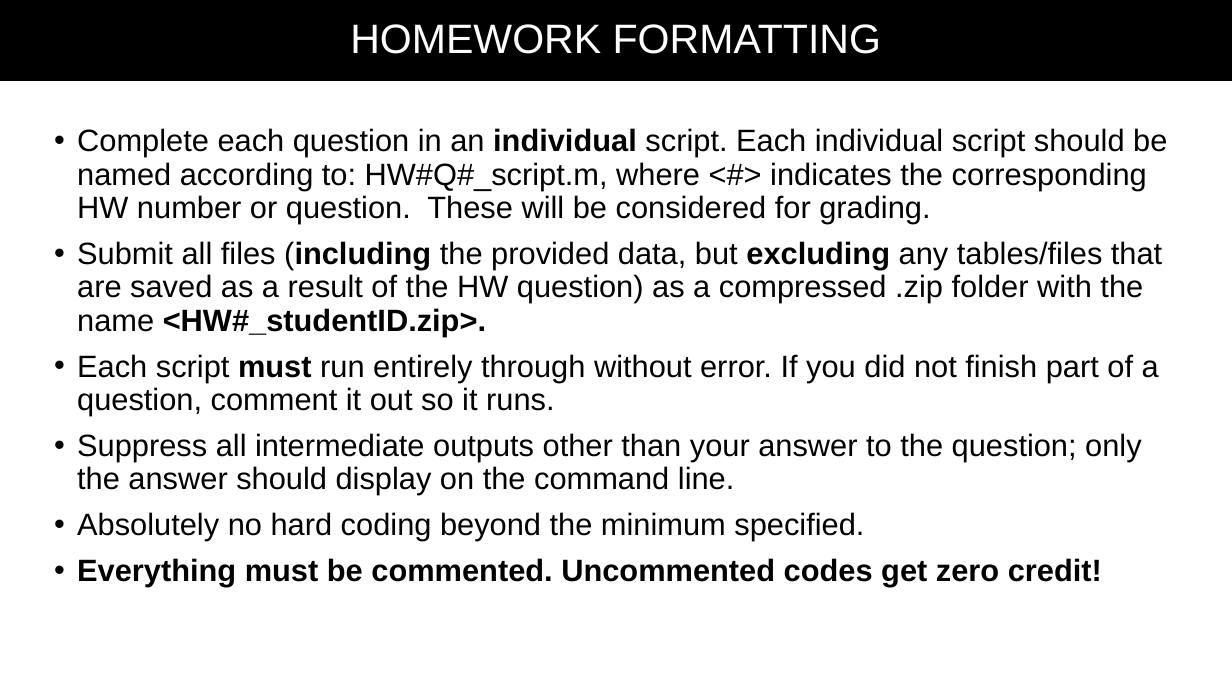
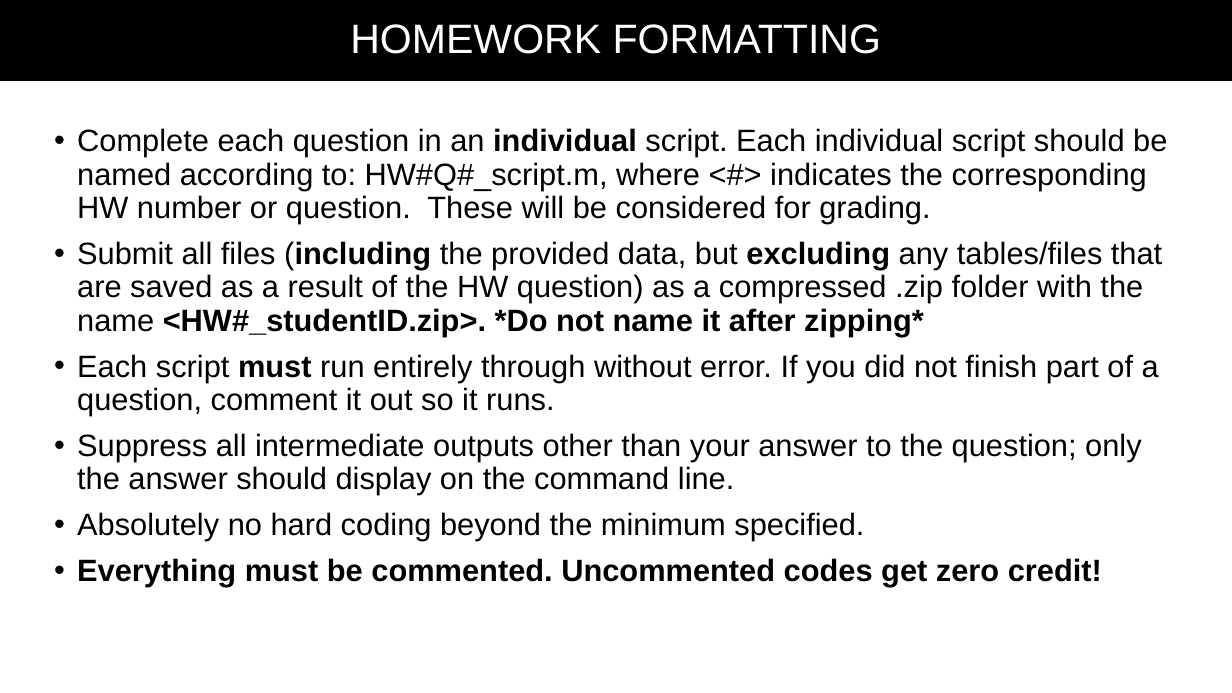
Before and after one commit to ajlopatkin/matlab_for_scientists, a slide deck: slide 33 of lecture_materials/lecture3/class_materials/Lecture3.pptx. Drawn at 1232x693 pixels with LibreOffice and Linux fonts; fonts in the diff are those of the drawing. Boxes give left, top, right and bottom in pixels: in the first picture for what was removed or moved away, otherwise in the second. Text is boxed around its words. In the diff, an @@ line names an element or a change of style, - is before the commit and + after.

```diff
--- a/lecture_materials/lecture3/class_materials/Lecture3.pptx
+++ b/lecture_materials/lecture3/class_materials/Lecture3.pptx
@@ text at <box>77,241,1162,336</box>: text changed @@
-• Submit all files (including the provided data, but excluding any tables/files that are saved as a result of the HW question) as a compressed .zip folder with the name <HW#_studentID.zip>.
+• Submit all files (including the provided data, but excluding any tables/files that are saved as a result of the HW question) as a compressed .zip folder with the name <HW#_studentID.zip>. *Do not name it after zipping*
```
Also in this commit, not shown: 2 other slides changed, 3 other files.
